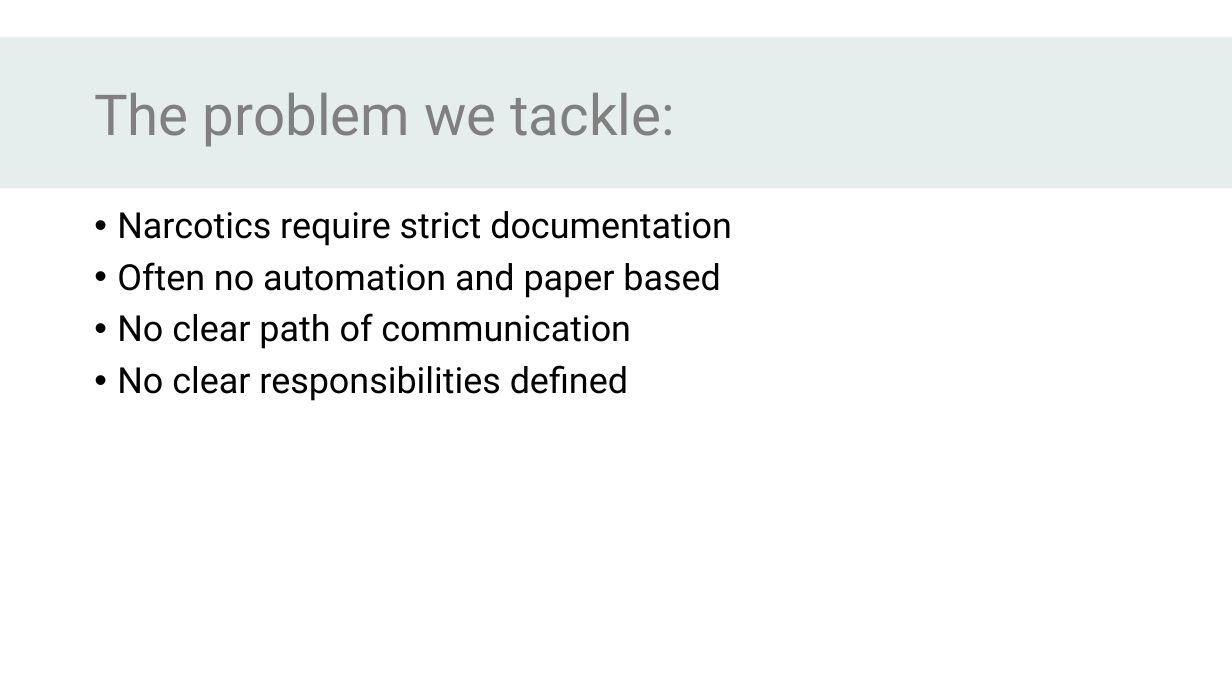
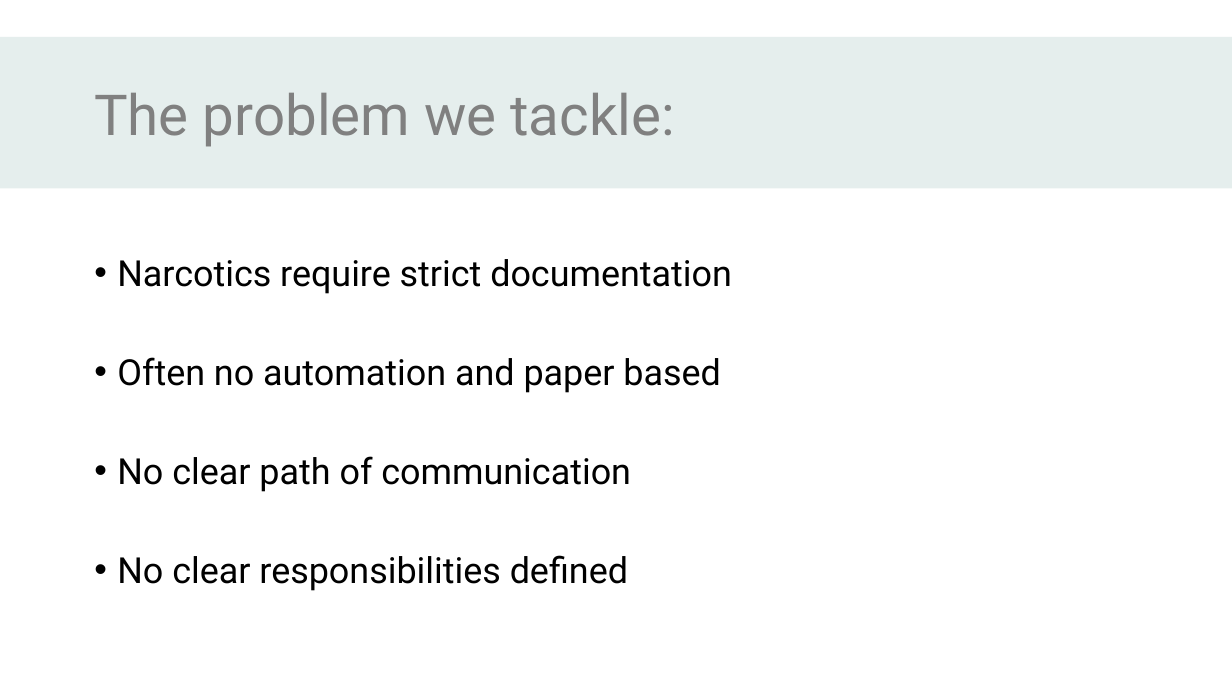
Before and after one commit to DigiBP/AS24TeamVector, a slide deck: slide 2 of presentation and documentation/Narcovet.pptx. Drawn at 1232x693 pixels with LibreOffice and Linux fonts; fonts in the diff are those of the drawing; background and template pictures are left out. Boxes give left, top, right and bottom in pixels: in the first picture for what was removed or moved away, otherwise in the second. Text is boxed around its words. In the diff, an @@ line names an element or a change of style, - is before the commit and + after.

```diff
--- a/presentation and documentation/Narcovet.pptx
+++ b/presentation and documentation/Narcovet.pptx
@@ text "Narcotics require strict documentation" at (117, 259, 732, 591): line spacing 0.9 to 2 @@
```
Also in this commit, not shown: 2 other slides changed.
